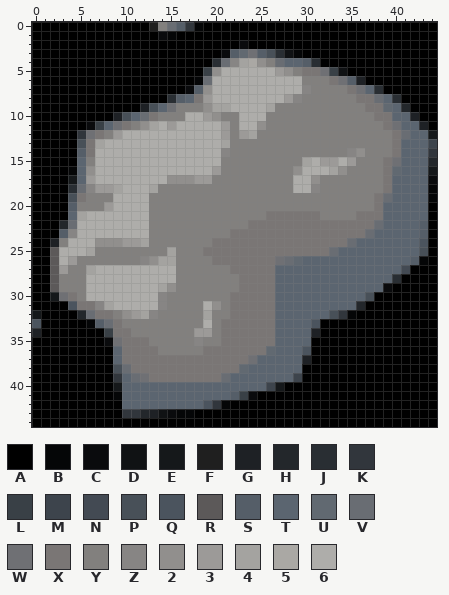
Two versions of one pixel-art sprite, lstroid1.png. The first picture shows the starting point.
The file is 45x45 pixels. Colours within 5 levels of each other are drawn and written as one.
Palette (. is transparent): A #000000  B #050607  C #0a0b0d  D #101214  E #15181a  F #1f1f1f  G #1e2125  H #23272b  J #292e33  K #31363c  L #394046  M #3d444c  N #434a53  P #485058  Q #4b545e  R #5c5959  S #555e68  T #5b6570  U #616971  V #696d73  W #6f7074  X #7a7675  Y #82807e  Z #878584  2 #918f8d  3 #9c9a98  4 #a4a3a0  5 #aaa8a4  6 #aeadaa
Pixels before, first column x 0:
 0 AAAAAAAAAAAAAFYVSKBAAAAAAAAAAAAAAAAAAAAAAAAAA
 1 AAAAAAAAAAAAAACBAAAAAAAAAAAAAAAAAAAAAAAAAAAAA
 2 AAAAAAAAAAAAAAAAAAAAAAACAAAAAAAAAAAAAAAAAAAAA
 3 AAAAAAAAAAAAAAAAAAAAACSUWSPJDBAAAAAAAAAAAAAAA
 4 AAAAAAAAAAAAAAAAAAAAJVZ452YVTTSJAAAAAAAAAAAAA
 5 AAAAAAAAAAAAAAAAAAAL266666632YXXWLDAAAAAAAAAA
 6 AAAAAAAAAAAAAAAAAABV6666666666YYYXWSGAAAAAAAA
 7 AAAAAAAAAAAAAAAAACS26666666666ZYYYYXWTJAAAAAA
 8 AAAAAAAAAAAAAAAJSTX3666666663ZYYYYYYXXVTJAAAA
 9 AAAAAAAAAAAAGPTWYYY24466664YYYYYYYYYYXXUTHAAA
10 AAAAAAAAAGPTVXYYY6632YY666YYYYYYYYYYYYXXTTGAA
11 AAAAAACLTWXY2463666663Y662YYYYYYYYYYYYYXWTTGA
12 AAAAAKWXY3666666666663Y34YYYYYYYYYYYYYYYXVTTE
13 AAAAAPX466666666666664YYYYYYYYYYYYYYYYYYXTTTM
14 AAAAASX66666666666666ZYYYYYYYYYYYYYZ2YYYXTTTK
15 AAAAATY66666666666666YYYYYYYYY463363YYYXWTTTH
16 AAAABT266666666666663YYYYYYYY266642YYYYXUTTTE
17 AAAAET36666666622233YYYYYYYYY662YYYYYYYXTTTTC
18 AAAAJVZ3346664YYYYYYYYYYYYYYY66ZYYYYYYYXTTTTB
19 AAAAPXYYY6666YYYYYYYYYYYYYYYYYYYYYYYYYXVTTTTB
20 AAAASYYY36666YYYYYYYYYYYYYYYYYYYYYYYYYXTTTTTA
21 AAAAT46666666YYYYYYYYYYYYYXXXXXXYYYYXXXTTTTTA
22 AAAHV66666666YYYYYYYYYYYXXXXXXXXXXXXXXVTTTTSA
23 AAASZ66666666YYYYYYYYYXXXXXXXXXXXXXXXVTTTTTSA
24 AAGY666222334YYYYYYYXXXXXXXXXXXXXXXVTTTTTTTQA
25 AAR6664YYYYYYYY4YYYXXXXXXXXXXXXXXVTTTTTTTTTPA
26 AAR63YYYYYYYZ244YYYYXXXXXXXWVUTTTTTTTTTTTTSBA
27 AAR3YY4666666666YYYYYYXXXXXTTTTTTTTTTTTTTNAAA
28 AARYYY6666666666YYYYYYYXXXXTTTTTTTTTTTTTJAAAA
29 AARYYY6666666642YYYYYYYXXXXTTTTTTTTTTTTCAAAAA
30 AAEWXY66666666ZYYYYYYYXXXXXTTTTTTTTTTPAAAAAAA
31 AAAAQXXZ466666ZYYYY62YXXXXXTTTTTTTTTHAAAAAAAA
32 EAAAAHVXXY234ZYYYYY4YYXXXXXTTTTTTPKBAAAAAAAAA
33 QAAAAABSVXYYYYYYYYY6YXXXXXXTTTTQAAAAAAAAAAAAA
34 GAAAAAAALXXYYYYYYY33YXXXXXXTTTTGAAAAAAAAAAAAA
35 AAAAAAAACWXXXYYYYYZYYXXXXXXTTTTAAAAAAAAAAAAAA
36 AAAAAAAAATXXXXYYYYYXXXXXXXUTTTQAAAAAAAAAAAAAA
37 AAAAAAAAATXXXXXXXXXXXXXXWTTTTTGAAAAAAAAAAAAAA
38 AAAAAAAAAPVXXXXXXXXXXXXUTTTTTTAAAAAAAAAAAAAAA
39 AAAAAAAAAKTVWXXXXXXXXVTTTTTTTMAAAAAAAAAAAAAAA
40 AAAAAAAAAETTTTTTTTTTTTTTTTMEAAAAAAAAAAAAAAAAA
41 AAAAAAAAABTTTTTTTTTTTTSLCAAAAAAAAAAAAAAAAAAAA
42 AAAAAAAAAATTTTTTTTTQKBAAAAAAAAAAAAAAAAAAAAAAA
43 AAAAAAAAAAKKHGDCBBAAAAAAAAAAAAAAAAAAAAAAAAAAA
44 AAAAAAAAAAAAAAAAAAAAAAAAAAAAAAAAAAAAAAAAAAAAA
Now the later version:
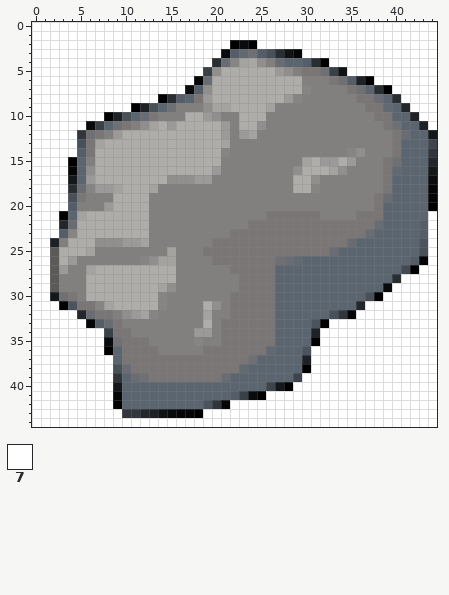
Colours new in this view: 7 #ffffff
Change:
Changed rows in their new state; - is an unchanged pixel.
first column x 0:
 0 777777777777777777777777777777777777777777777
 1 777777777777777777777777777777777777777777777
 2 7777777777777777777777---77777777777777777777
 3 777777777777777777777---------777777777777777
 4 77777777777777777777-------------777777777777
 5 7777777777777777777----------------7777777777
 6 777777777777777777--------------------7777777
 7 77777777777777777-----------------------77777
 8 77777777777777---------------------------7777
 9 77777777777-------------------------------777
10 77777777-----------------------------------77
11 777777--------------------------------------7
12 77777----------------------------------------
13 77777----------------------------------------
14 77777----------------------------------------
15 7777-----------------------------------------
16 7777-----------------------------------------
17 7777-----------------------------------------
18 7777-----------------------------------------
19 7777-----------------------------------------
20 7777-----------------------------------------
21 777-----------------------------------------7
22 777-----------------------------------------7
23 777-----------------------------------------7
24 77------------------------------------------7
25 77------------------------------------------7
26 77------------------------------------------7
27 77-----------------------------------------77
28 77---------------------------------------7777
29 77--------------------------------------77777
30 77-------------------------------------777777
31 777----------------------------------77777777
32 77777-------------------------------777777777
33 777777---------------------------777777777777
34 77777777------------------------7777777777777
35 77777777------------------------7777777777777
36 77777777-----------------------77777777777777
37 777777777----------------------77777777777777
38 777777777----------------------77777777777777
39 777777777---------------------777777777777777
40 777777777--------------------7777777777777777
41 777777777-----------------7777777777777777777
42 777777777-------------77777777777777777777777
43 7777777777---------77777777777777777777777777
44 777777777777777777777777777777777777777777777
Changed places in both pictures, as pixel boxes (x1, y1, x2, y2):
changed: (32, 22, 437, 427)
